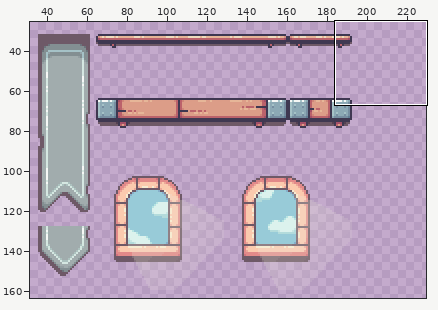
Sprite sheet, stored at bin/level/foreground.png. Above, an overview of the earlier version with the close-up marked.
Close-up. Before:
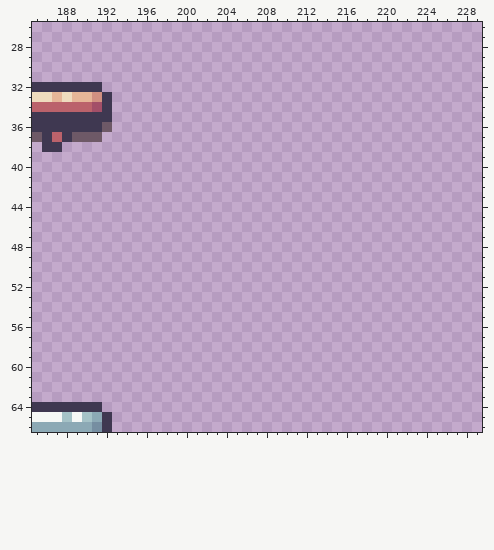
The file is 320x320 pixels. Pixels under 10% opacity are left out. Colours within 5 levels of each other are drawn and written as one. Shown: x 185..229, y 26..66. The wide view leaves out empty margins.
After:
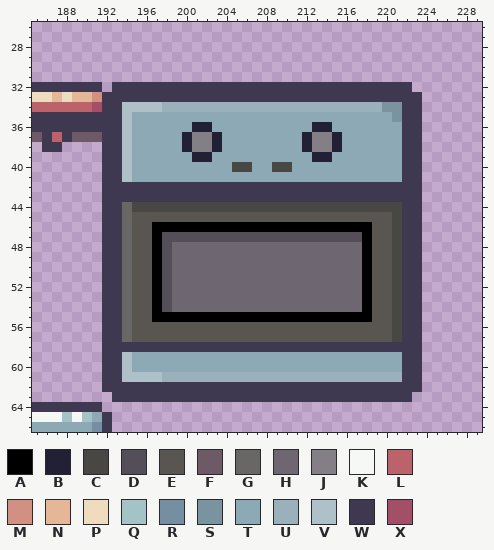
Palette (. is transparent): A #000000  B #222034  C #494744  D #534e57  E #595652  F #6e5967  G #696765  H #6e6772  J #847e87  K #f6f8f6  L #bb626b  M #d19081  N #e6b698  P #efdcbe  Q #a5c2c7  R #768ea1  S #7a949f  T #8ca9b5  U #9ab1bb  V #aec0c8  W #3f3851  X #a34f68
From old to new:
Colour A now appears in row 46 at x 197 to 218; in rows 47 to 54 at x 197 and 218; in row 55 at x 197 to 218.
Colour B now appears in row 36 at x 201 to 202 and 213 to 214; in rows 37 to 38 at x 200, 203, 212 and 215; in row 39 at x 201 to 202 and 213 to 214.
Colour C now appears in row 40 at x 205 to 206 and 209 to 210; in row 44 at x 195 to 221; in rows 45 to 57 at x 221.
Colour D now appears in row 47 at x 198 to 217; in rows 48 to 54 at x 198.
Colour E now appears in row 45 at x 195 to 220; in rows 46 to 55 at x 195 to 196 and 219 to 220; in rows 56 to 57 at x 195 to 220.
Colour G now appears in rows 44 to 57 at x 194.
Colour H now appears in rows 48 to 54 at x 199 to 217.
Colour J now appears in rows 37 to 38 at x 201 to 202 and 213 to 214.
Colour S now appears in row 34 at x 220 to 221; in row 35 at x 221.
Colour T now appears in row 35 at x 195 to 220; in row 36 at x 195 to 200, 203 to 212 and 215 to 221; in rows 37 to 38 at x 195 to 199, 204 to 211 and 216 to 221; in row 39 at x 195 to 200, 203 to 212 and 215 to 221; in row 40 at x 195 to 204, 207 to 208 and 211 to 221; in row 41 at x 195 to 221.
Colour T now appears in rows 59 to 60 at x 195 to 221.
Colour U now appears in row 34 at x 198 to 219; in row 61 at x 198 to 221.
Colour V now appears in row 34 at x 194 to 197; in rows 35 to 41 at x 194; in rows 59 to 60 at x 194; in row 61 at x 194 to 197.
Colour W now appears in row 32 at x 193 to 222; in row 33 at x 193 to 223; in rows 34 to 36 at x 193 and 222 to 223; in rows 37 to 41 at x 192 to 193 and 222 to 223; in rows 42 to 43 at x 192 to 223; in rows 44 to 57 at x 192 to 193 and 222 to 223.
Colour W now appears in row 58 at x 192 to 223; in rows 59 to 61 at x 192 to 193 and 222 to 223; in row 62 at x 192 to 223; in row 63 at x 193 to 222.
The author changed colour F to colour W in row 36 at x 192.
Boxes around the changes in both close-ups, in picture pixels (x1, y1, x2, y2):
changed: (102, 82, 422, 402)
